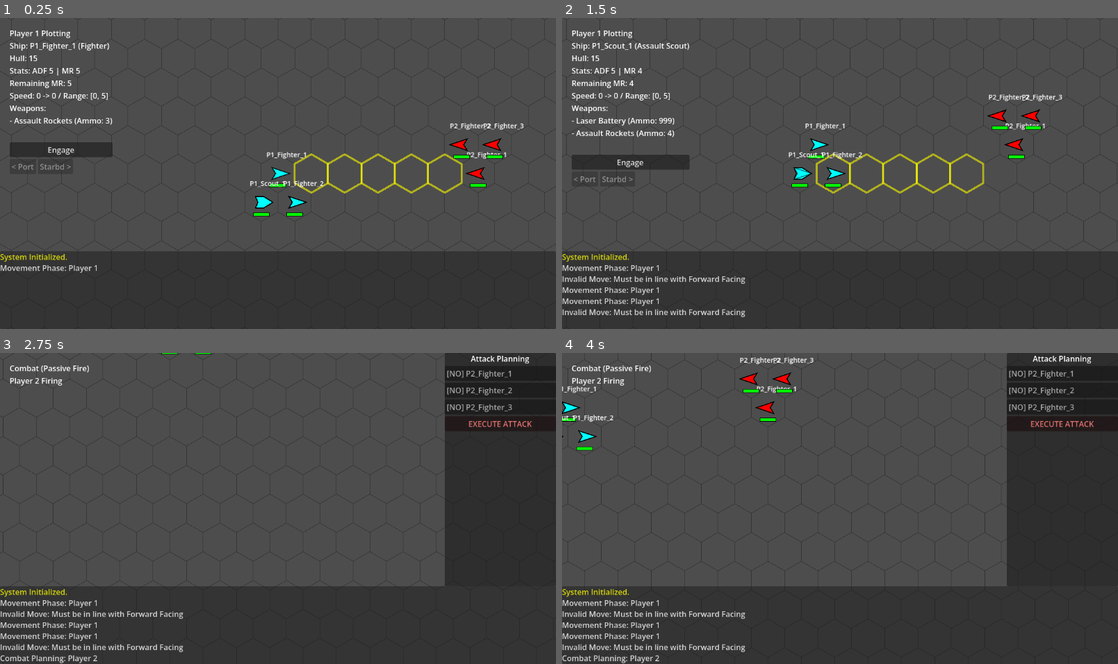
Above: before the commit, frames 1-4 (two rows, left to right).
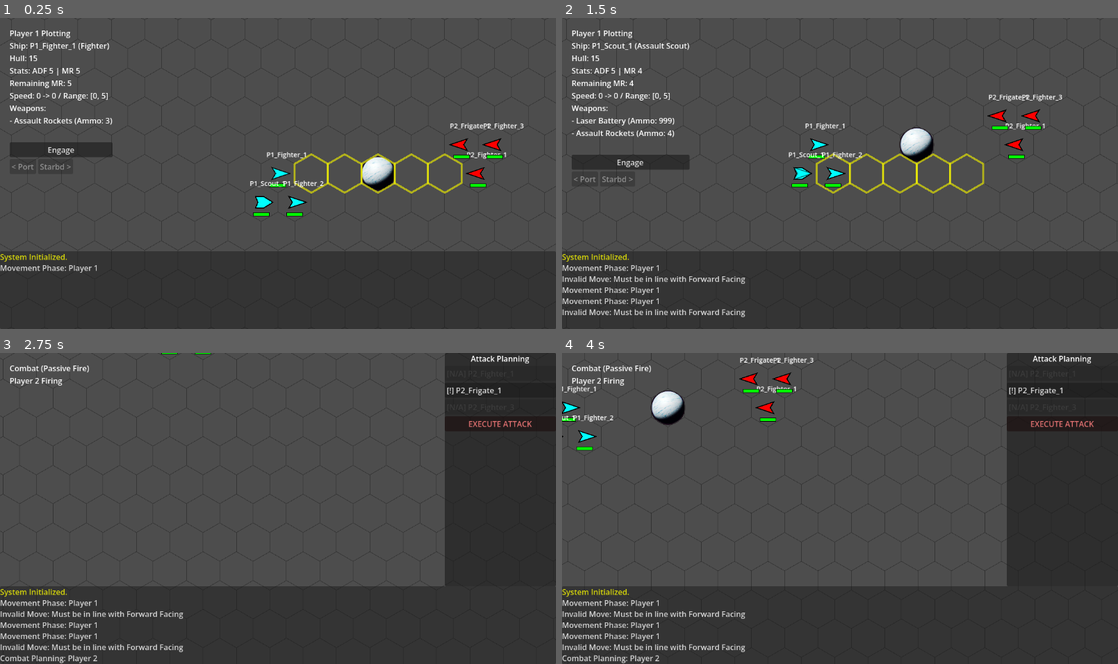
Above: after the commit, the same moments.

Repository: jjeffers/sf-kh-simulator
Game: Godot game, scene res://Scenes/Main.tscn
The game is run twice, just before and just after one commit, with the same random seed, the same clock (stepped at 60 frames per second) and the same inputs.
Inputs (mouse positions are in pixels of both pictures, inside the frame that each line leads up to):
- Up to frame 1 (0.25 s): no input
- Up to frame 2 (1.5 s): click "Engage" at 0.5 s; tap Enter at 1.25 s; move the mouse to (962, 157) at 1.27 s; hold D from 1.28 s (still down); click (962, 157) at 1.42 s
- Up to frame 3 (2.75 s): tap Space at 1.52, 2.27 s; move the mouse to (166, 524) at 2.02 s; release D at 2.03 s; hold S from 2.03 s (still down)
- Up to frame 4 (4 s): move the mouse to (895, 440) at 2.77 s; release S at 2.78 s; hold D 2.78-3.53 s; move the mouse to (812, 570) at 3.52 s; hold W from 3.53 s (still down); click (812, 570) at 3.67 s; tap Space at 3.77 s

The runs differ from the first frame. In frame 1, 0.5% of the frame differs, in the area x 65-89%, y 33-56%; in frame 2, 0.6%; in frame 3, 0.4%; in frame 4, 0.9%, in the area x 15-93%, y 1-24%.

Commit message:
Implement Frigates, Combat Resolution Phases, Planets, and Polish

Diff:
--- a/Scripts/Combat.gd
+++ b/Scripts/Combat.gd
@@ -17,14 +17,25 @@
 		if is_head_on: chance += 10
 		return chance
 
+	# Special Rule: Torpedo (Flat 70%)
+	# "70% chance to hit any target"
+	if weapon.get("type") == "Torpedo":
+		chance = 70
+		if is_head_on: chance += 10 # Assuming Head-on still applies as positional bonus?
+		return chance
+
 	# Base Chance Calculation
 	var base = BASE_HIT_CHANCE # 80
 
 	# Special Rule: Laser vs Reflective Hull (RH)
-	if target and target.defense == "RH" and weapon.get("type") == "Laser":
-		base = 50
+	if target and target.defense == "RH":
+		if weapon.get("type") == "Laser":
+			base = 50
+		elif weapon.get("type") == "Laser Canon":
+			base = 60 # "60% chance to hit a target with a reflective hull"
 
-	# Standard / Laser Rule: Range Diffusion (RD)
+
+	# Standard / Laser / Laser Canon Rule: Range Diffusion (RD)
 	# -5% per hex
 	chance = base - (dist * RANGE_PENALTY)
 	if is_head_on: chance += 10
--- a/Scripts/GameManager.gd
+++ b/Scripts/GameManager.gd
@@ -50,6 +50,9 @@
 var queued_attacks: Array = [] # Objects: {source, target, weapon_idx}
 var pending_resolutions: Array = []
 
+# Environment
+var planet_hexes: Array[Vector3i] = [Vector3i(0, 0, 0)] # Center hex
+
 # Planning UI
 var panel_planning: PanelContainer
 var container_ships: VBoxContainer
@@ -58,6 +61,7 @@
 func _ready():
 	_setup_ui()
 	queue_redraw()
+	_spawn_planets()
 	spawn_ships()
 	start_turn_cycle()
 
@@ -283,6 +287,12 @@
 
 		# Validation
 		var weapon = selected_ship.weapons[selected_ship.current_weapon_index]
+
+		# Availability Check (Phase Rule)
+		if not _is_weapon_available_in_phase(weapon):
+			log_message("[color=red]Cannot fire %s in Passive Turn![/color]" % weapon["name"])
+			return
+
 		var w_range = weapon["range"]
 		var w_arc = weapon["arc"]
 		var d = HexGrid.hex_distance(selected_ship.grid_position, s.grid_position)
@@ -312,10 +322,19 @@
 		# Check if already targeting this specific enemy with this weapon?
 		# Rules don't say we can't double tap, so allow it.
 
+		# Check for existing plan with THIS weapon and remove it (Overwrite Rule)
+		for i in range(queued_attacks.size() - 1, -1, -1):
+			var atk = queued_attacks[i]
+			if atk["source"] == selected_ship and atk["weapon_idx"] == selected_ship.current_weapon_index:
+				queued_attacks.remove_at(i)
+				# log_message("Command updated.") # Optional feedback
+				break
+
 		# ADD TO PLAN
 		queued_attacks.append({
 			"source": selected_ship,
 			"target": s,
+			"target_pos": s.position, # Store visual position for FX if target dies
 			"weapon_idx": selected_ship.current_weapon_index,
 			"weapon_name": weapon["name"]
 		})
@@ -385,11 +404,57 @@
 
 		if audio_laser.stream: audio_laser.play() # Use existing sound like a launch
 
+	elif type == "Torpedo":
+		# Low Freq Launch Sound?
+		if audio_laser.stream: audio_laser.play()
+
+		var container = Node2D.new()
+		container.position = start
+		container.z_index = 20
+		add_child(container)
+
+		# Torpedo Visual (Blue pill shape)
+		var proj = Polygon2D.new()
+		proj.polygon = PackedVector2Array([Vector2(8, 0), Vector2(4, -4), Vector2(-4, -4), Vector2(-6, 0), Vector2(-4, 4), Vector2(4, 4)])
+		proj.color = Color.CYAN
+		container.add_child(proj)
+
+		# Engine glow
+		var glow = CPUParticles2D.new()
+		glow.amount = 15
+		glow.lifetime = 0.8
+		glow.direction = Vector2(-1, 0)
+		glow.spread = 10.0
+		glow.gravity = Vector2.ZERO
+		glow.initial_velocity_min = 10.0
+		glow.initial_velocity_max = 10.0
+		glow.scale_amount_min = 3.0
+		glow.scale_amount_max = 5.0
+		glow.color = Color(0, 1, 1, 0.5)
+		glow.local_coords = false
+		container.add_child(glow)
+
+		container.rotation = (end - start).angle()
+
+		# TWEEN
+		var dist_px = start.distance_to(end)
+		var travel_time = 0.8 # Slower than rocket
+
+		var tween = create_tween()
+		tween.tween_property(container, "position", end, travel_time).set_trans(Tween.TRANS_LINEAR)
+		tween.tween_callback(func():
+			proj.visible = false
+			glow.emitting = false
+			get_tree().create_timer(1.0).timeout.connect(container.queue_free)
+		)
+
 	else:
-		# Default Laser
+		# Laser or Laser Canon
 		var line = Line2D.new()
-		line.width = 3.0
-		line.default_color = Color(1, 0, 0, 1) # Red laser
+		var is_canon = (type == "Laser Canon")
+
+		line.width = 5.0 if is_canon else 3.0
+		line.default_color = Color.ORANGE if is_canon else Color(1, 0, 0, 1) # Canon Orange, Battery Red
 		line.points = PackedVector2Array([start, end])
 		add_child(line)
 
@@ -415,16 +480,11 @@
 		return
 
 	var atk = pending_resolutions.pop_front()
-	var source: Ship = atk["source"]
-	var target: Ship = atk["target"]
+	var source = atk["source"] # Remove type hint to allow check? Or keep it, but check validity before use
+	var target = atk["target"]
 	var weapon_idx: int = atk["weapon_idx"]
 
-	# Visual focus
-	selected_ship = source
-	combat_target = target
-	_update_camera()
-
-	# Validate Sources
+	# Validate Source FIRST
 	if not is_instance_valid(source):
 		log_message("Source ship destroyed! Attack fizzles.")
 		get_tree().create_timer(1.0).timeout.connect(_process_next_attack)
@@ -433,19 +493,36 @@
 	# If ship exists but is technically dead/dying (hull <= 0)
 	if source.hull <= 0:
 		log_message("%s destroyed before firing! Attack fizzles." % source.name)
-		# Consume ammo on wreck if possible, though it doesn't matter much
 		source.weapons[weapon_idx]["ammo"] -= 1
 		get_tree().create_timer(1.0).timeout.connect(_process_next_attack)
 		return
+
+	# Now safe to assign and focus
+	selected_ship = source
+
+	# Validate Target for focus (assign null if invalid)
+	if is_instance_valid(target):
+		combat_target = target
+	else:
+		combat_target = null
+
+	_update_camera()
 
 	var weapon = source.weapons[weapon_idx]
 	# Strict Ammo Consumption (happens now at resolution)
 	weapon["ammo"] -= 1
 	weapon["fired"] = true # Mark as fired for this turn
 
+	var start_pos = HexGrid.hex_to_pixel(source.grid_position)
+	var target_pos = atk["target_pos"]
+
+	# Update target_pos if target is crucial and still alive (for moving targets? ships don't move in combat phase though)
+	if is_instance_valid(target):
+		target_pos = target.position
+
 	if not is_instance_valid(target) or target.hull <= 0:
-		log_message("%s firing at WRECK of %s! (Wasted)" % [source.name, target.name if target else "Unknown"])
-		_spawn_attack_fx(HexGrid.hex_to_pixel(source.grid_position), target.position if target else source.position, weapon.get("type"))
+		log_message("%s firing at WRECK of %s! (Wasted)" % [source.name, target.name if is_instance_valid(target) else "Unknown"])
+		_spawn_attack_fx(start_pos, target_pos, weapon.get("type"))
 		# Wait for FX then continue
 		get_tree().create_timer(1.5).timeout.connect(_process_next_attack)
 		return
@@ -454,8 +531,6 @@
 	log_message("%s firing %s at %s" % [source.name, weapon["name"], target.name])
 
 	# FX
-	var start_pos = HexGrid.hex_to_pixel(source.grid_position)
-	var target_pos = target.position
 	_spawn_attack_fx(start_pos, target_pos, weapon.get("type", "Laser"))
 
 	# Hit Calc
@@ -561,13 +636,21 @@
 	# Player 2 (Right side)
 	for i in range(3):
 		var s = Ship.new()
-		s.name = "P2_Fighter_%d" % (i + 1)
-		s.configure_fighter() # Set stats and weapons
-		s.player_id = 2
-		s.color = Color.RED
-		if i == 0: s.grid_position = Vector3i(3, 0, -3)
-		if i == 1: s.grid_position = Vector3i(3, -1, -2)
-		if i == 2: s.grid_position = Vector3i(4, -1, -3)
+
+		# Make the 3rd ship a Frigate (Boss)
+		if i == 1: # Center one
+			s.name = "P2_Frigate_1"
+			s.configure_frigate()
+			s.player_id = 2
+			s.color = Color.RED
+			s.grid_position = Vector3i(3, -1, -2)
+		else:
+			s.name = "P2_Fighter_%d" % (i + 1)
+			s.configure_fighter() # Set stats and weapons
+			s.player_id = 2
+			s.color = Color.RED
+			if i == 0: s.grid_position = Vector3i(3, 0, -3)
+			if i == 2: s.grid_position = Vector3i(4, -1, -3)
 
 		s.facing = 3
 		s.binding_pos_update()
@@ -781,15 +864,25 @@
 		elif not has_targets: status_str = "[NO]"
 		else: status_str = "[!]"
 
-		btn.text = "%s %s" % [status_str, s.name]
-
-		if s == selected_ship:
+		# Check if ship has ANY available weapons for this phase
+		var any_weapon_available = false
+		for w in s.weapons:
+			if _is_weapon_available_in_phase(w):
+				any_weapon_available = true
+				break
+
+		if not any_weapon_available:
+			status_str = "[N/A]"
+			btn.disabled = true
+			btn.modulate = Color(0.5, 0.5, 0.5, 0.5) # Greyed out
+		elif s == selected_ship:
 			btn.modulate = Color.YELLOW
 		elif is_planned:
 			btn.modulate = Color.GREEN
 		elif not has_targets:
 			btn.modulate = Color.GRAY
 
+		btn.text = "%s %s" % [status_str, s.name]
 
 		btn.pressed.connect(func():
 			selected_ship = s
@@ -923,9 +1016,36 @@
 	_update_ui_state()
 
 func _on_commit_move():
-	selected_ship.grid_position = ghost_ship.grid_position
+	# If current path intersects a planet, we need to handle "Enter hex -> Destroy".
+	# We can just apply the path steps one by one.
+
+	# selected_ship.grid_position = ghost_ship.grid_position # OLD IMMEDIATE JUMP
+	# selected_ship.facing = ghost_ship.facing
+	# selected_ship.speed = current_path.size()
+
+	# Logic:
+	# 1. Update facing effectively immediately (for the whole move? Or should we simulate steps?)
+	# 2. Update speed.
+	# 3. Simulate movement step by step for collision check.
+
 	selected_ship.facing = ghost_ship.facing
 	selected_ship.speed = current_path.size()
+
+	for hex in current_path:
+		selected_ship.grid_position = hex # Teleport step
+		# Collision Check
+		if _check_planet_collision(selected_ship):
+			# Ship died. Stop moving.
+			combat_action_taken = false
+			# Cleanup Ghosts and UI before ending turn
+			ghost_ship.queue_free()
+			ghost_ship = null
+
+			end_turn() # Will select next ship or switch phase
+
+			# No need to reset selected_ship = null or update_ui here,
+			# as end_turn -> start_movement_phase handles everything.
+			return # Exit function
 
 	_update_ship_visuals() # Ensure we re-stack after movement
 
@@ -974,8 +1094,24 @@
 			current_check_hex += forward_vec
 			_draw_hex_outline(current_check_hex, Color(1, 1, 0, 0.6), 4.0)
 
-	# Weapon Range Highlighting (Combat Phase)
-	if current_phase == Phase.COMBAT and selected_ship and selected_ship.weapons.size() > 0:
+	# PLAN VISUALIZATION
+	if current_phase == Phase.COMBAT and current_combat_state == CombatState.PLANNING:
+		# Iterate queued attacks
+		for atk in queued_attacks:
+			if atk["source"] == selected_ship:
+				# Check if this attack corresponds to the currently selected weapon
+				if atk["weapon_idx"] == selected_ship.current_weapon_index:
+					# Draw line to target
+					var visible_target_pos = atk["target_pos"]
+					if is_instance_valid(atk["target"]):
+						visible_target_pos = atk["target"].position
+
+					var start = HexGrid.hex_to_pixel(selected_ship.grid_position)
+					draw_line(start, visible_target_pos, Color(1, 1, 0, 0.5), 2.0)
+					draw_circle(visible_target_pos, 5.0, Color(1, 1, 0, 0.5))
+
+	# Weapon Range Highlight (Combat Phase) - ONLY IN PLANNING
+	if current_phase == Phase.COMBAT and selected_ship and selected_ship.weapons.size() > 0 and current_combat_state == CombatState.PLANNING:
 		var weapon = selected_ship.weapons[selected_ship.current_weapon_index]
 		var w_range = weapon["range"]
 		var w_arc = weapon["arc"]
@@ -1067,13 +1203,42 @@
 		# Cycle Weapon
 		if current_phase == Phase.COMBAT and selected_ship and selected_ship.weapons.size() > 1:
 			var idx = selected_ship.current_weapon_index
-			idx = (idx + 1) % selected_ship.weapons.size()
-			selected_ship.current_weapon_index = idx
-			var w = selected_ship.weapons[idx]
-			log_message("Weapon switched to: %s (Ammo: %d, Arc: %s)" % [w["name"], w["ammo"], w["arc"]])
+			var start_idx = idx
+
+			# Cycle until we find an available weapon or circle back
+			while true:
+				idx = (idx + 1) % selected_ship.weapons.size()
+				var w = selected_ship.weapons[idx]
+				if _is_weapon_available_in_phase(w):
+					selected_ship.current_weapon_index = idx # commit
+					log_message("Weapon switched to: %s (Ammo: %d, Arc: %s)" % [w["name"], w["ammo"], w["arc"]])
+					break
+
+				if idx == start_idx:
+					log_message("No other weapons available in this phase!")
+					break
+
 			queue_redraw()
 			_update_ui_state()
 			_update_camera()
+
+func _is_weapon_available_in_phase(weapon: Dictionary) -> bool:
+	# Rule: Rockets and Torpedoes ("Propelled") are Moving Player Only
+	# If current_phase is COMBAT, check subphase/player
+
+	var is_propelled = (weapon.get("type") in ["Rocket", "Torpedo"])
+
+	if is_propelled:
+		# Can only be used by the "Active Moving Player" (current_player_id)
+		# In Passive Fire (subphase 1), firing_player_id is NOT current_player_id.
+		# In Active Fire (subphase 2), firing_player_id IS current_player_id.
+
+		# So if firing_player_id != current_player_id, these are banned.
+		if firing_player_id != current_player_id:
+			return false
+
+	return true
+
 
 func _get_ff_arc_hexes(ship: Ship, w_range: int) -> Array:
 	var hexes = [ship.grid_position] # Range 0 is always valid for FF (and is Head-on)
@@ -1148,6 +1313,24 @@
 
 				if d > w_range: continue
 
+				# LOS Check (Planet Blocking)
+				var line_hexes = HexGrid.get_line_coords(shooter.grid_position, s.grid_position)
+				var blocked = false
+				for h in line_hexes:
+					if h in planet_hexes:
+						# "Firing through".
+						# Usually, if shooter or target is IN the planet, it's weird, but technically blocked too?
+						# Or is it only blocked if an INTERMEDIATE hex mimics blocking?
+						# Prompt: "A ship may not fire through a hex containing a planet."
+						# Exclude Start and End?
+						# If Start is inside, you can't fire out? If End is inside, you can't fire in?
+						# Let's assume strict blocking: If ANY hex in the line is a planet, it's blocked.
+						# Unless the ship is magically "above" it? No, collisions imply same plane.
+						blocked = true
+						break
+
+				if blocked: continue
+
 				if w_arc == "FF":
 					var valid_hexes = _get_ff_arc_hexes(shooter, w_range)
 					if s.grid_position in valid_hexes:
@@ -1289,3 +1472,64 @@
 		log_message("Turn ending...")
 		# If somehow called, just ensure UI is updated
 		_update_planning_ui_list()
+
+func _spawn_planets():
+	for hex in planet_hexes:
+		var pos = HexGrid.hex_to_pixel(hex)
+
+		# Visual Container
+		var p_node = Node2D.new()
+		p_node.position = pos
+		p_node.z_index = -1 # Background object
+		add_child(p_node)
+
+		# Try to load sprite, fallback to shape
+		var sprite = Sprite2D.new()
+		# Randomly pick from planet1..planet6 if available. For now just planet1.
+		# Note: In a real scenario we'd check availability.
+		# Assuming texture names: "res://Assets/planet1.png"
+		# To be safe against missing files, we check file existence or just TryLoad.
+		var tex = load("res://Assets/planet1.png")
+		if tex:
+			sprite.texture = tex
+			# Scale to fit hex?
+			# Tile Size is roughly radius. Planet should probably fit inside or slightly overlap.
+			var target_size = HexGrid.TILE_SIZE * 1.8
+			var s = target_size / tex.get_size().x
+			sprite.scale = Vector2(s, s)
+			p_node.add_child(sprite)
+		else:
+			# Fallback Visual (Circle)
+			var poly = Polygon2D.new()
+			var points = PackedVector2Array()
+			var radius = HexGrid.TILE_SIZE * 0.9
+			for i in range(32):
+				var angle = i * TAU / 32.0
+				points.append(Vector2(cos(angle), sin(angle)) * radius)
+			poly.polygon = points
+			poly.color = Color(0.2, 0.6, 0.8) # Earth-ish Blue
+			p_node.add_child(poly)
+
+			# Label
+			var lbl = Label.new()
+			lbl.text = "PLANET"
+			lbl.horizontal_alignment = HORIZONTAL_ALIGNMENT_CENTER
+			lbl.position = Vector2(-20, -10)
+			p_node.add_child(lbl)
+
+func _check_planet_collision(ship: Ship):
+	if ship.grid_position in planet_hexes:
+		log_message("%s flew into a Planet and was destroyed!" % ship.name)
+
+		# Trigger visual explosion (Ship handles self-queue_free after particles)
+		ship.trigger_explosion()
+
+		# Play Sound
+		if audio_hit.stream: audio_hit.play()
+
+		# Logic Removal
+		_on_ship_destroyed(ship)
+
+		# Stop movement path if this happened mid-move
+		return true
+	return false
--- a/Scripts/HexGrid.gd
+++ b/Scripts/HexGrid.gd
@@ -61,3 +61,25 @@
 	else:
 		s = -q - r
 	return Vector3i(q, r, s)
+
+static func hex_lerp(a: Vector3i, b: Vector3i, t: float) -> Vector3:
+	return Vector3(
+		lerp(float(a.x), float(b.x), t),
+		lerp(float(a.y), float(b.y), t),
+		lerp(float(a.z), float(b.z), t)
+	)
+
+static func get_line_coords(start: Vector3i, end: Vector3i) -> Array[Vector3i]:
+	var N = hex_distance(start, end)
+	var results: Array[Vector3i] = []
+	if N == 0:
+		results.append(start)
+		return results
+
+	for i in range(N + 1):
+		var t = float(i) / N
+		var cube = hex_lerp(start, end, t)
+		var hex = cube_round(cube)
+		results.append(hex)
+
+	return results
--- a/Scripts/Ship.gd
+++ b/Scripts/Ship.gd
@@ -82,6 +82,71 @@
 		"fired": false
 	})
 	current_weapon_index = 0 # Default to Laser
+
+func configure_frigate():
+	ship_class = "Frigate"
+	defense = "RH"
+	hull = 40
+	adf = 3
+	mr = 3
+
+	weapons.clear()
+	# Laser Battery: Range 10 (User said Laser Canon is 10, Battery usually 9? Keeping Battery as 9 for consistency or standard?)
+	# User: "laser battery, 4 assault rockets, and 2 new weapons - a laser canon and 2 torpedoes"
+	# Standard Laser Battery (from Scout):
+	weapons.append({
+		"name": "Laser Battery",
+		"type": "Laser",
+		"range": 10, # User might have meant Canon is 10? Standard Battery is 10? Code has 9 usually.
+		# Let's assume Standard Battery (Range 10 is common in Star Frontiers).
+		"arc": "360",
+		"ammo": 999,
+		"max_ammo": 999,
+		"damage_dice": "1d10",
+		"damage_bonus": 0,
+		"fired": false
+	})
+
+	# Laser Canon: Range 10, FF, 2d10.
+	weapons.append({
+		"name": "Laser Canon",
+		"type": "Laser Canon",
+		"range": 10,
+		"arc": "FF",
+		"ammo": 999, # Canons usually infinite? Or limited? Assuming infinite unless specified.
+		"max_ammo": 999,
+		"damage_dice": "2d10",
+		"damage_bonus": 0,
+		"fired": false
+	})
+
+	# Assault Rockets: Range 4, FF, Ammo 4, 2d10+4
+	weapons.append({
+		"name": "Assault Rockets",
+		"type": "Rocket",
+		"range": 4,
+		"arc": "FF",
+		"ammo": 4,
+		"max_ammo": 4,
+		"damage_dice": "2d10",
+		"damage_bonus": 4,
+		"fired": false
+	})
+
+	# Torpedoes: Range 4, FF (Propelled), Ammo 2, 4d10
+	weapons.append({
+		"name": "Torpedo",
+		"type": "Torpedo",
+		"range": 4,
+		"arc": "360",
+		"ammo": 2,
+		"max_ammo": 2,
+		"damage_dice": "4d10",
+		"damage_bonus": 0,
+		"fired": false
+	})
+
+	current_weapon_index = 0
 
 func reset_weapons():
 	has_fired = false
@@ -159,6 +224,17 @@
 				Vector2(-size * 0.2, 0), # Rear Notch
 				Vector2(-size * 0.5, size * 0.5)
 			])
+		"Frigate":
+			# Large Heavy Shape (Pentagon/Hammerhead)
+			size = HexGrid.TILE_SIZE * 0.8
+			points = PackedVector2Array([
+				Vector2(size, 0), # Nose
+				Vector2(size * 0.5, -size * 0.5), # R Fwd
+				Vector2(-size * 0.5, -size * 0.6), # R Rear
+				Vector2(-size * 0.8, 0), # Engine
+				Vector2(-size * 0.5, size * 0.6), # L Rear
+				Vector2(size * 0.5, size * 0.5) # L Fwd
+			])
 	# Rotate points based on facing (each facing is 60 degrees = PI/3)
 	var angle = facing * (PI / 3.0)
 	var rotated_points = PackedVector2Array()
Binary file added: Assets/planet1.png
Not shown, added: Assets/planet1.png.import
Binary file added: Assets/planet2.png
Not shown, added: Assets/planet2.png.import
Binary file added: Assets/planet3.png
Not shown, added: Assets/planet3.png.import
Binary file added: Assets/planet4.png
Not shown, added: Assets/planet4.png.import
Binary file added: Assets/planet5.png
Not shown, added: Assets/planet5.png.import
Binary file added: Assets/planet6.png
Not shown, added: Assets/planet6.png.import
